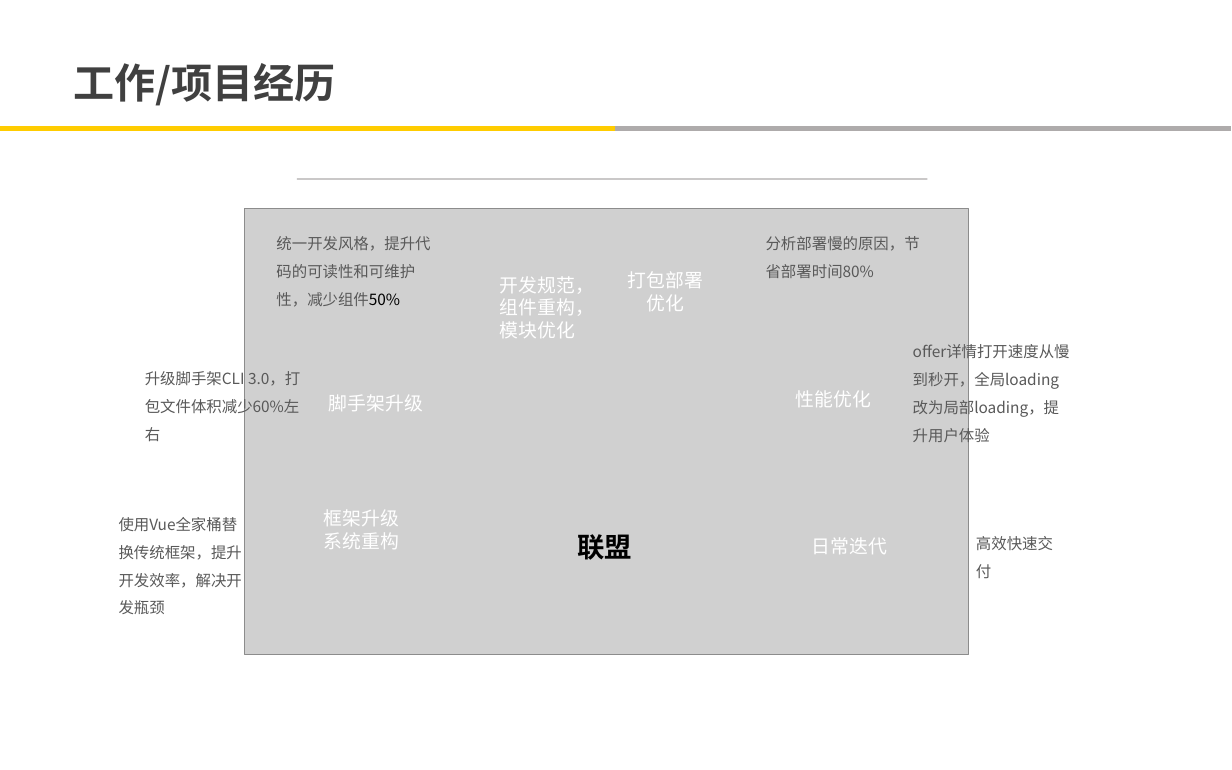
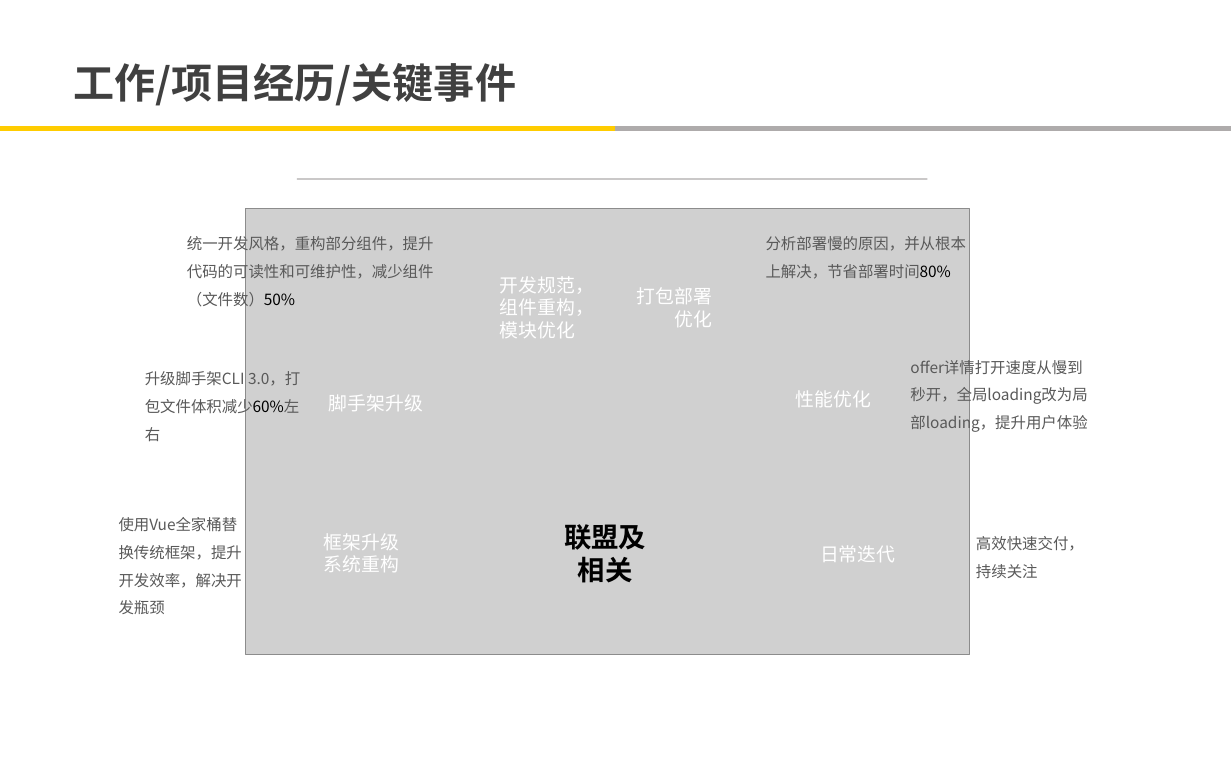
Before and after one commit to yian529/elaine, a slide deck: slide 5 of 申请/马爱莲-广告平台BU-国际业务部-产品技术组-申请职级T5.pptx (slide 4 before the commit). Drawn at 1232x770 pixels with LibreOffice and Linux fonts; fonts in the diff are those of the drawing; grey boxes stand for pictures; background and template pictures are left out. Boxes give left, top, right and bottom in pixels: in the first picture for what was removed or moved away, otherwise in the second. Text is boxed around its words. In the diff, an @@ line names an element or a change of style, - is before the commit and + after.

```diff
--- a/申请/马爱莲-广告平台BU-国际业务部-产品技术组-申请职级T5.pptx
+++ b/申请/马爱莲-广告平台BU-国际业务部-产品技术组-申请职级T5.pptx
@@ text at [74, 63, 517, 106]: text changed @@
-工作/项目经历
+工作/项目经历/关键事件
@@ text at [187, 234, 434, 309]: text changed @@
-统一开发风格，提升代码的可读性和可维护性，减少组件50%
+统一开发风格，重构部分组件，提升代码的可读性和可维护性，减少组件（文件数）50%
@@ text at [766, 236, 966, 279]: text changed @@
-分析部署慢的原因，节省部署时间80%
+分析部署慢的原因，并从根本上解决，节省部署时间80%
@@ text "打包部署优化": place and size @@
-text "打包部署优化" at [628, 272, 703, 311]
+text "打包部署优化" at [637, 288, 712, 327]
@@ text "打包部署优化" at [637, 288, 712, 327]: alignment centre to right @@
@@ text "升级脚手架CLI 3.0，打包文件体积减少60%左右" at [145, 371, 300, 442]: text colour #595959 to #000000 in "3.0，打包文件体积减少60%左右" @@
@@ text "offer详情打开速度从慢到秒开，全局loading改为局部loading，提升用户体验" rewrapped from [913, 370, 1059, 445] to [910, 385, 1087, 433] @@
@@ text "框架升级系统重构": place and size @@
-text "框架升级系统重构" at [324, 510, 399, 549]
+text "框架升级系统重构" at [324, 534, 399, 572]
@@ text at [564, 524, 646, 583]: text changed @@
-联盟
+联盟及相关
@@ text "日常迭代": place and size @@
-text "日常迭代" at [812, 538, 887, 554]
+text "日常迭代" at [820, 546, 895, 562]
@@ text at [976, 536, 1084, 578]: text changed @@
-高效快速交付
+高效快速交付，持续关注
```
Also in this commit, not shown: 6 other slides changed, 1 slide added, 2 other files.
